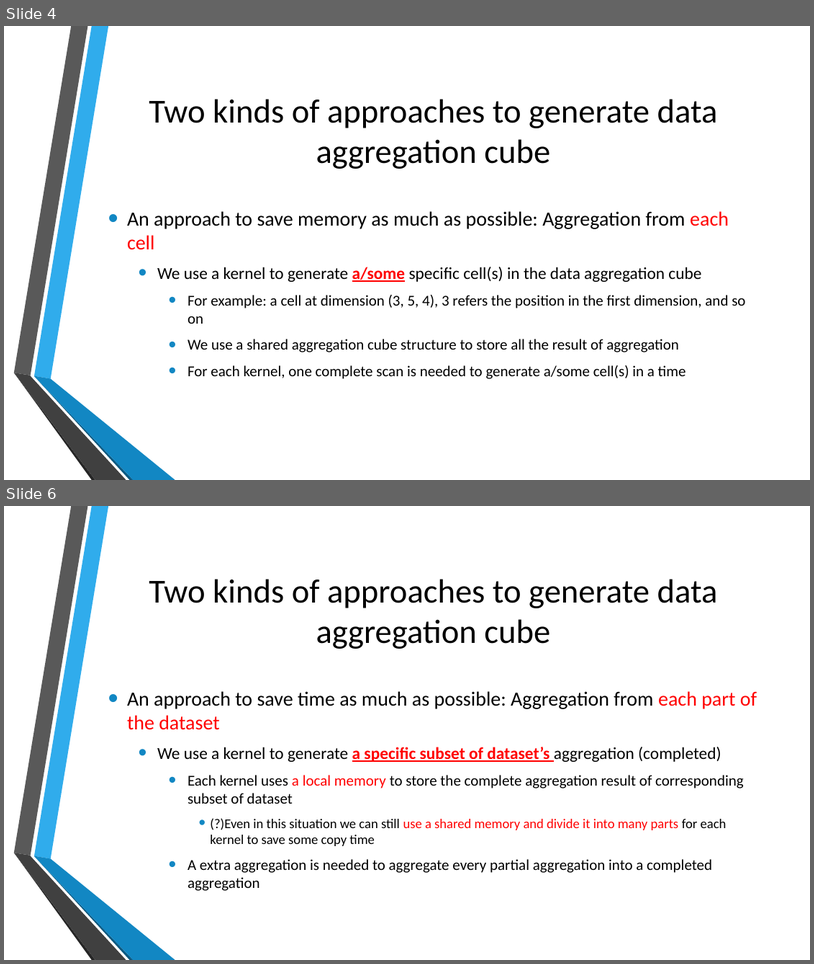
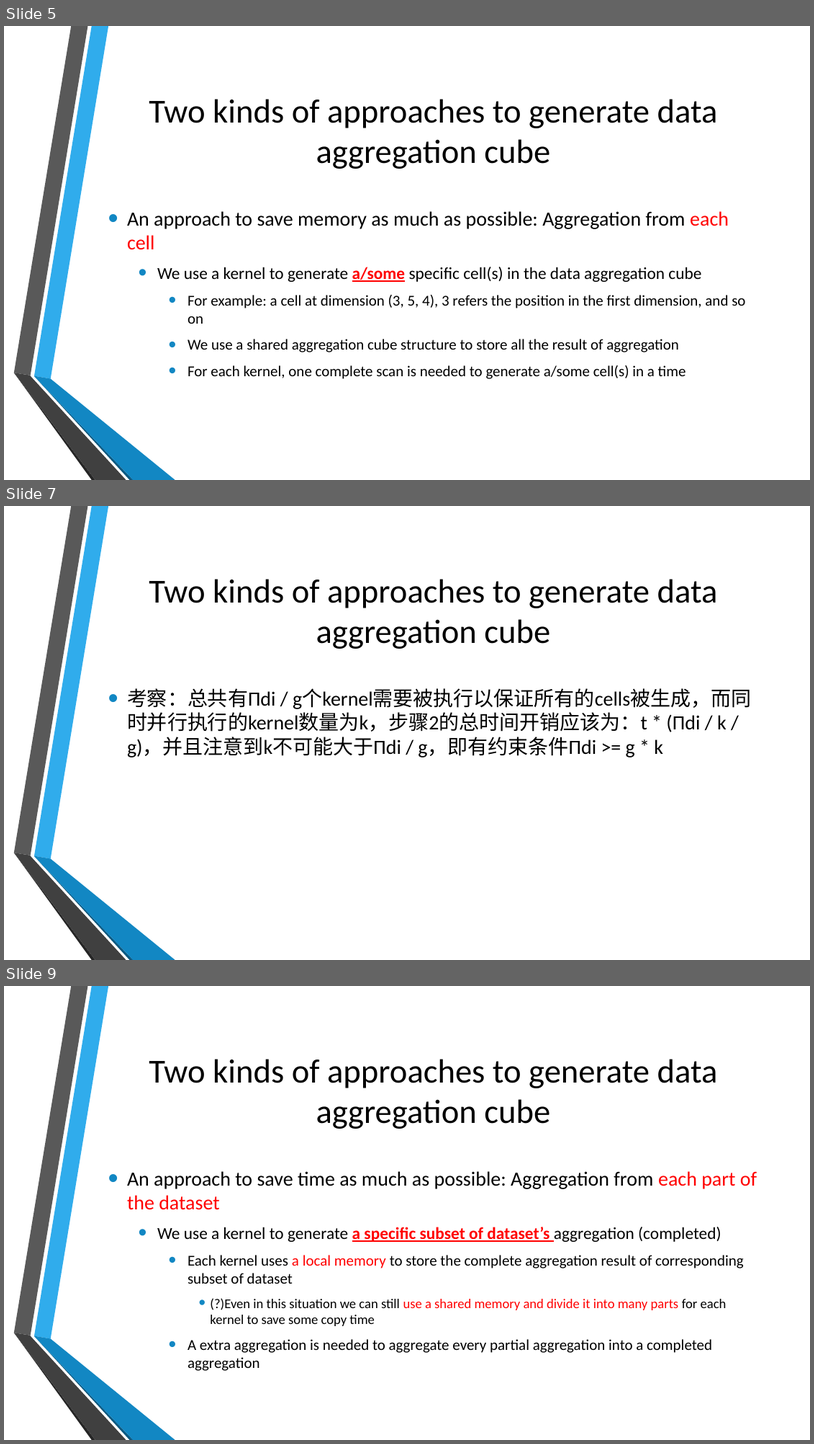
Before and after one commit to thoh-testarossa/Mirage-docs, a slide deck: thoh/presentations/20170426.pptx. Shown one above the other, each under a label of ours: slides 4 and 6 before the commit, slides 5, 7 and 9 after it; the slides between them are not shown. The pictures are 814x964 and 814x1444 pixels, drawn with LibreOffice and Linux fonts; fonts in the diff are those of the drawing; background and template pictures are left out. Boxes give left, top, right and bottom in pixels: in the first picture for what was removed or moved away, otherwise in the second. Text is boxed around its words. In the diff, an @@ line names an element or a change of style, - is before the commit and + after.

```diff
--- a/thoh/presentations/20170426.pptx
+++ b/thoh/presentations/20170426.pptx
@@ slide 7 added at (4, 506, 810, 960), background picture (left out); not listed: 6 template elements that a slide beside it also shows @@
@@ title added at (149, 579, 718, 649), 40 pt, text #000000 @@
+Two kinds of approaches to generate data aggregation cube
@@ text added at (127, 688, 751, 757), 24 pt, text #000000 @@
+• 考察：总共有Πdi / g个kernel需要被执行以保证所有的cells被生成，而同时并行执行的kernel数量为k，步骤2的总时间开销应该为：t * (Πdi / k / g)，并且注意到k不可能大于Πdi / g，即有约束条件Πdi >= g * k
@@ what was slide 4 is now slide 5 @@
@@ what was slide 6 is now slide 9 @@
```
Also in this commit, not shown: 5 slides changed, 14 other slides added, 7 other files.
